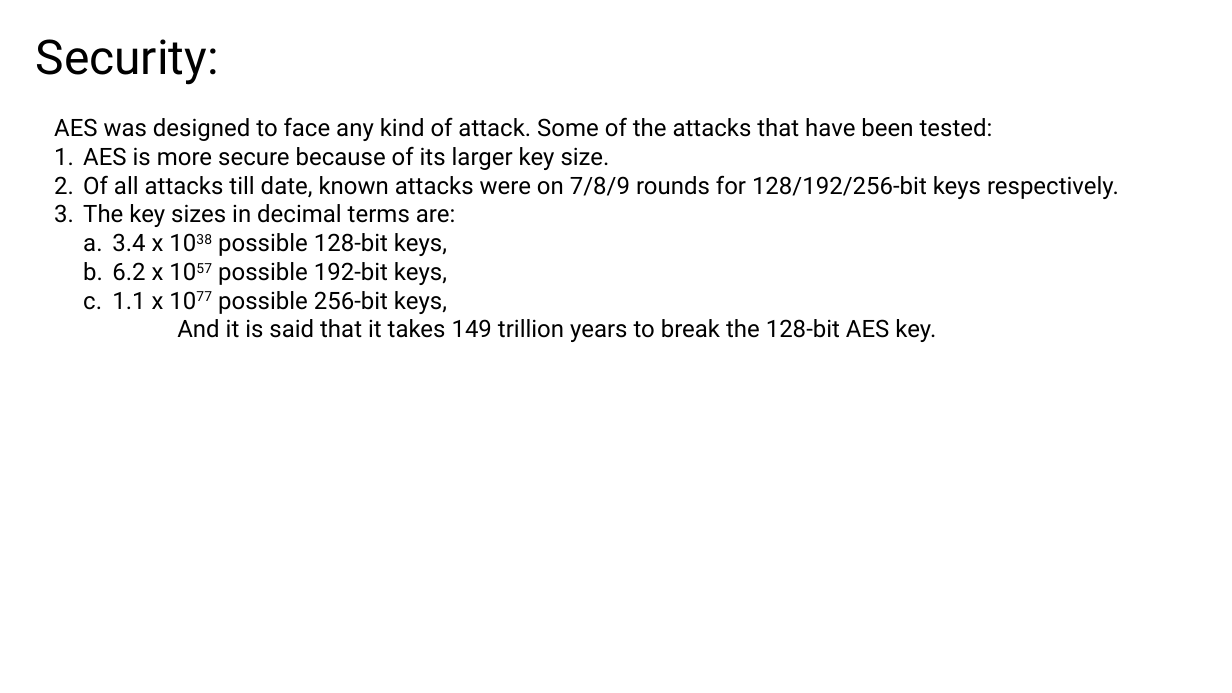
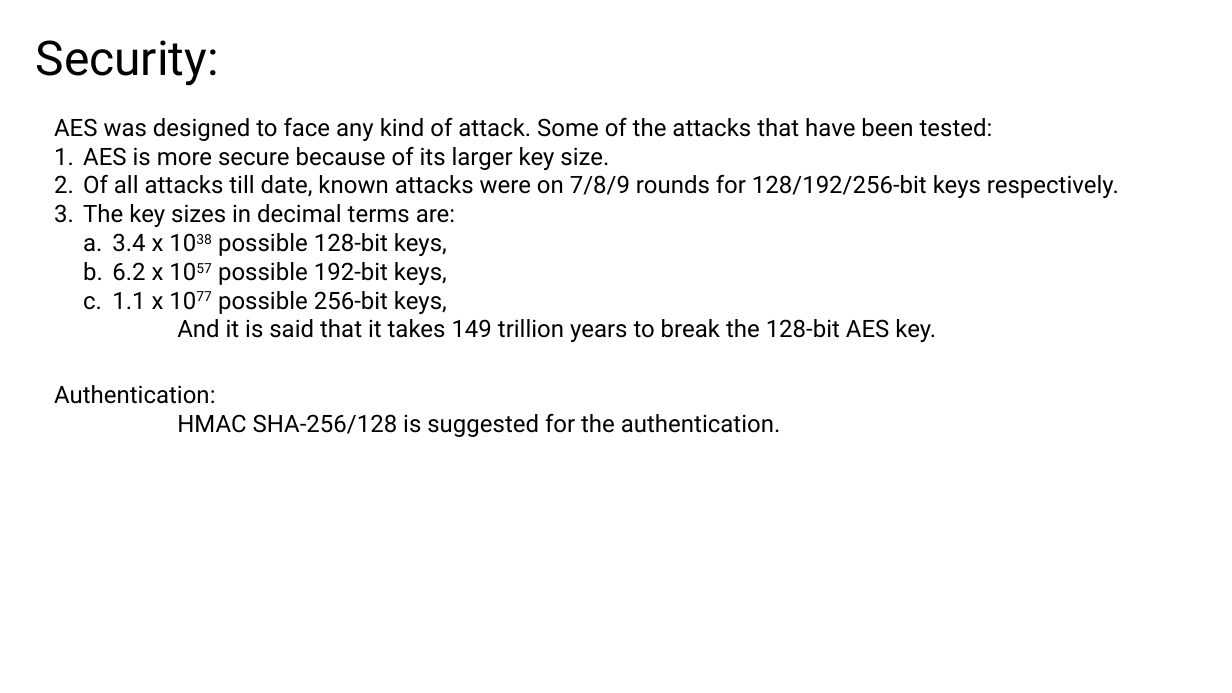
Before and after one commit to suryavalluri1/encryption_engineering, a slide deck: slide 12 of LabAssignemnts/AES_Project/Advanced Encryption Standards (AES).pptx. Drawn at 1232x693 pixels with LibreOffice and Linux fonts; fonts in the diff are those of the drawing. Boxes give left, top, right and bottom in pixels: in the first picture for what was removed or moved away, otherwise in the second. Text is boxed around its words. In the diff, an @@ line names an element or a change of style, - is before the commit and + after.

```diff
--- a/LabAssignemnts/AES_Project/Advanced Encryption Standards (AES).pptx
+++ b/LabAssignemnts/AES_Project/Advanced Encryption Standards (AES).pptx
@@ text at <box>54,385,781,437</box>: paragraphs added @@
+Authentication:
+HMAC SHA-256/128 is suggested for the authentication.
```
Also in this commit, not shown: 3 other slides changed.
